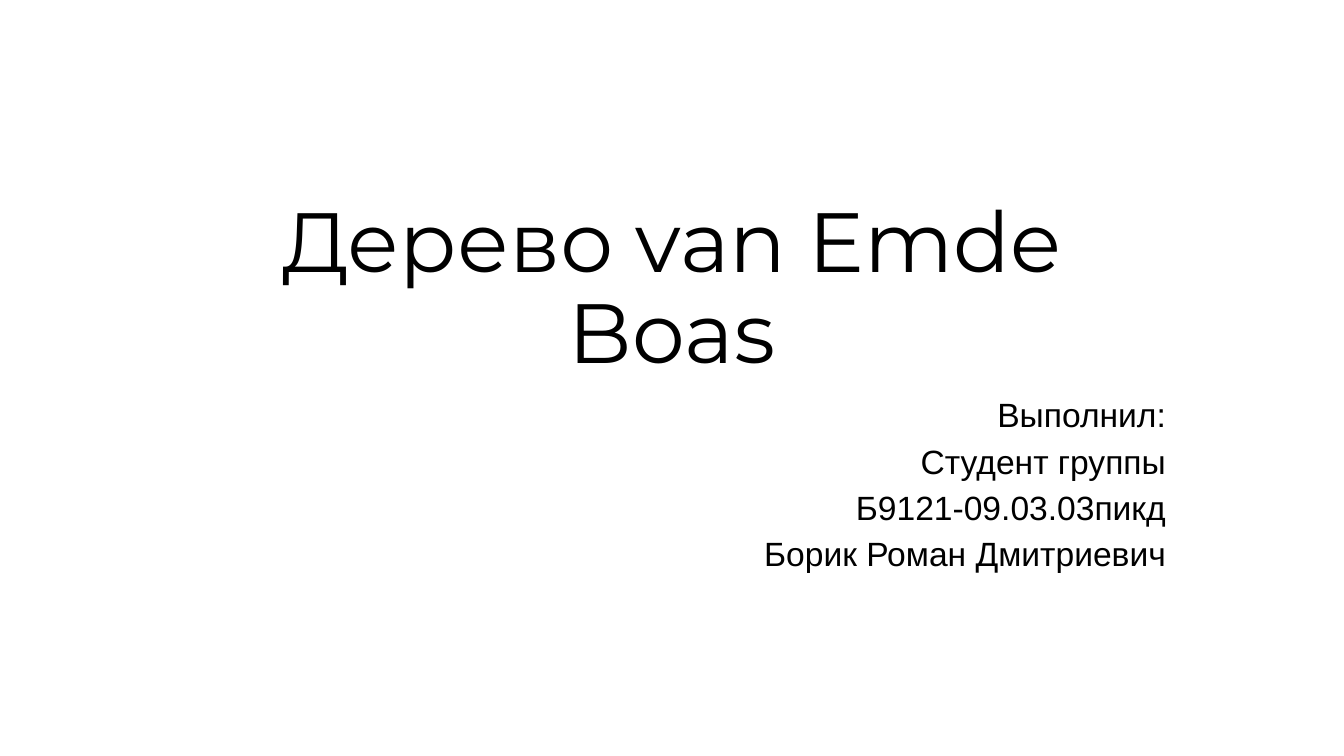
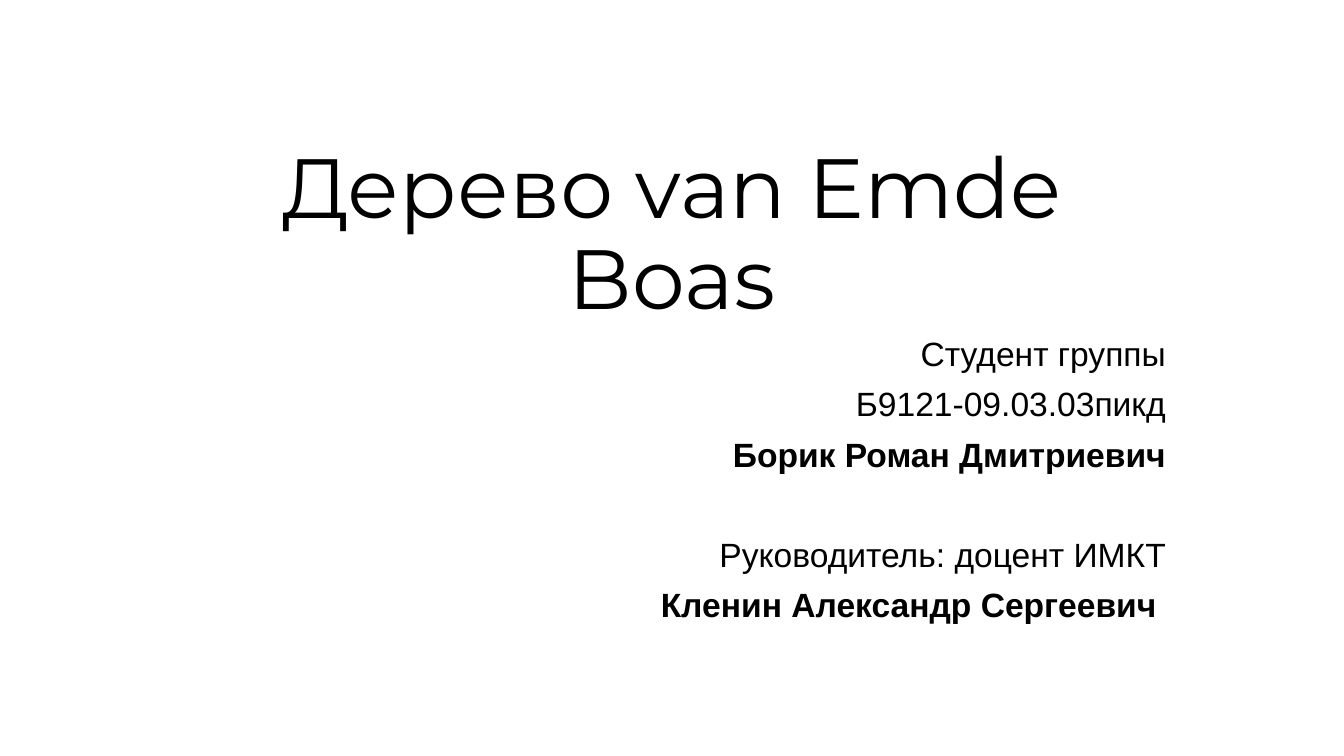
Before and after one commit to RandomServant/Van-Emde-Boas-tree, a slide deck: slide 1 of Presentation van Emde Boas tree.pptx. Drawn at 1344x756 pixels with LibreOffice and Linux fonts; fonts in the diff are those of the drawing; background and template pictures are left out. Boxes give left, top, right and bottom in pixels: in the first picture for what was removed or moved away, otherwise in the second. Text is boxed around its words. In the diff, an @@ line names an element or a change of style, - is before the commit and + after.

```diff
--- a/Presentation van Emde Boas tree.pptx
+++ b/Presentation van Emde Boas tree.pptx
@@ title "Дерево van Emde Boas": place and size @@
-title "Дерево van Emde Boas" at <box>282,209,1062,364</box>
+title "Дерево van Emde Boas" at <box>282,155,1062,310</box>
@@ subtitle "Студент группы": place and size @@
-subtitle "Студент группы" at <box>764,404,1166,573</box>
+subtitle "Студент группы" at <box>661,342,1166,624</box>
@@ subtitle at <box>733,342,1166,474</box>: bold on in "Борик Роман Дмитриевич"; line spacing 0.8 to 0.9 @@
@@ subtitle at <box>997,404,1166,428</box>: paragraph removed @@
-Выполнил:
@@ subtitle at <box>661,544,1166,624</box>: paragraphs added @@
+Руководитель: доцент ИМКТ
+Кленин Александр Сергеевич
```
Also in this commit, not shown: 1 other slide changed, 17 slides added, 10 slides removed.
